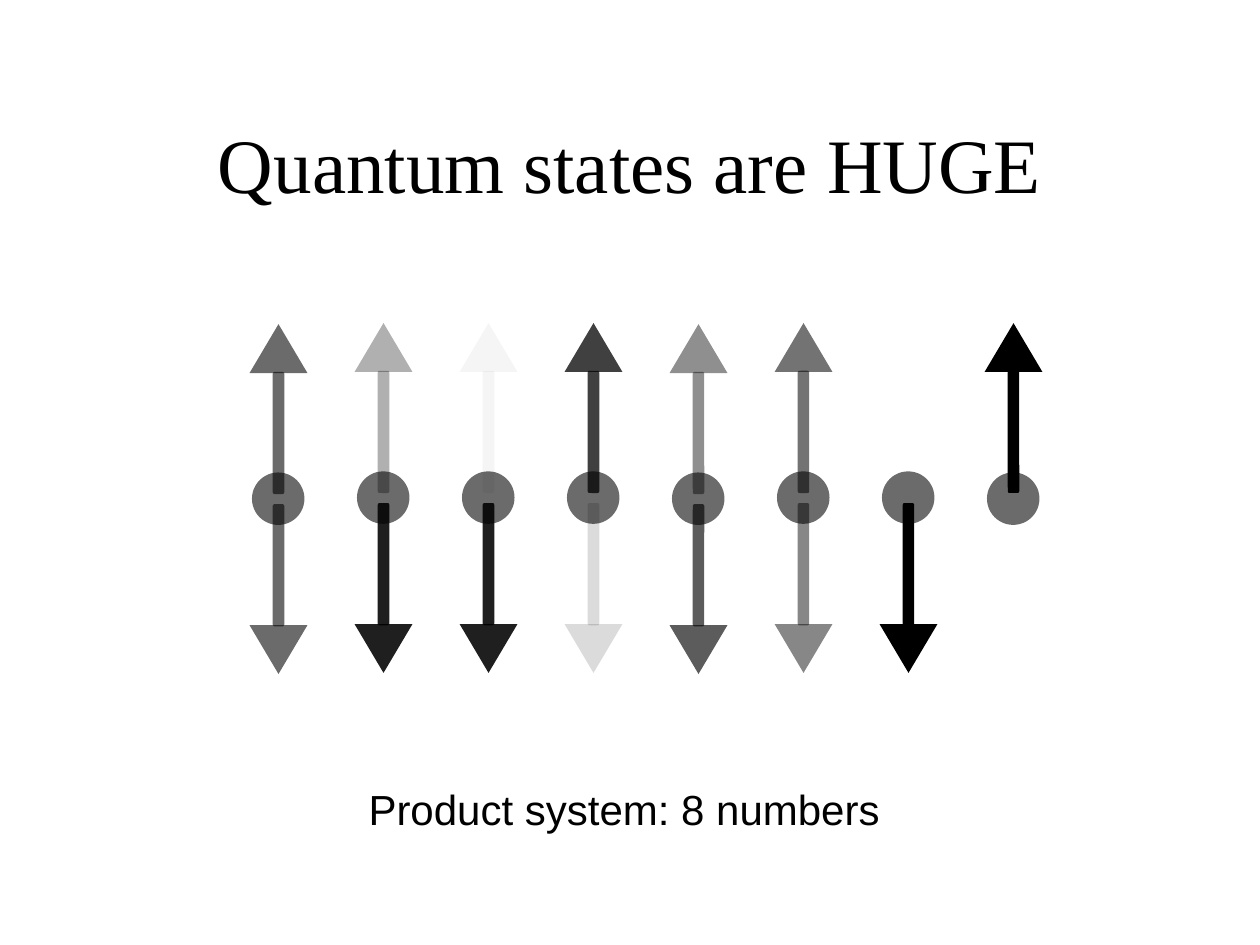
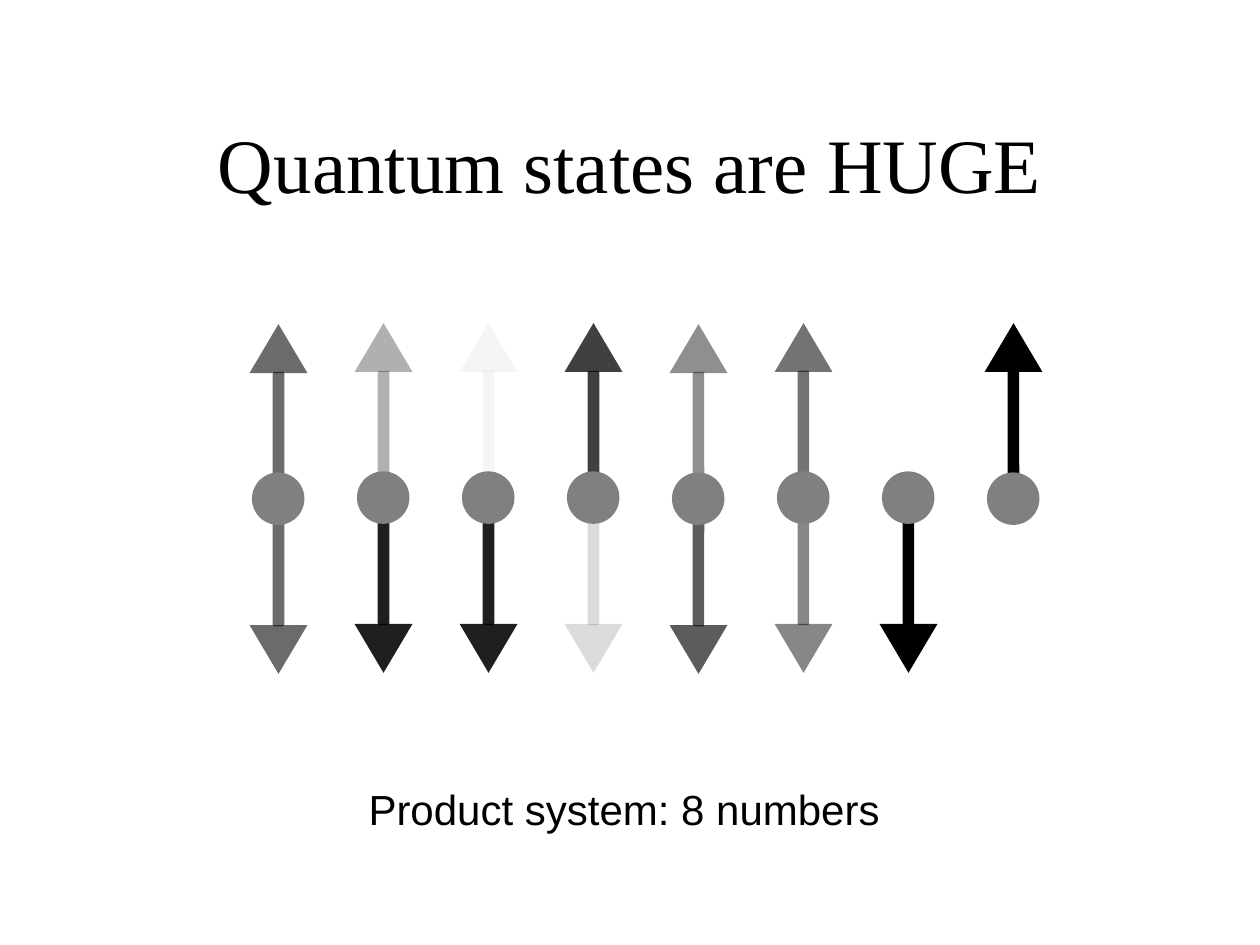
Before and after one commit to gcross/QC-Talks, a slide deck: slide 5 of GeneralExam/WeaponsOfMassSimulation.odp. Drawn at 1260x945 pixels with LibreOffice and Linux fonts; fonts in the diff are those of the drawing; background and template pictures are left out. Boxes give left, top, right and bottom in pixels: in the first picture for what was removed or moved away, otherwise in the second. Text is boxed around its words. In the diff, an @@ line names an element or a change of style, - is before the commit and + after.

```diff
--- a/GeneralExam/WeaponsOfMassSimulation.odp
+++ b/GeneralExam/WeaponsOfMassSimulation.odp
@@ fill #000000 at 58% opacity to #808080 in 8 elements at box(252, 472, 305, 525), box(357, 471, 410, 524), box(462, 471, 515, 524), box(567, 471, 620, 524), box(672, 472, 724, 525), box(777, 471, 830, 524), box(882, 471, 935, 524), box(987, 472, 1040, 525) @@
```
Also in this commit, not shown: 7 other slides changed, 1 slide added.
